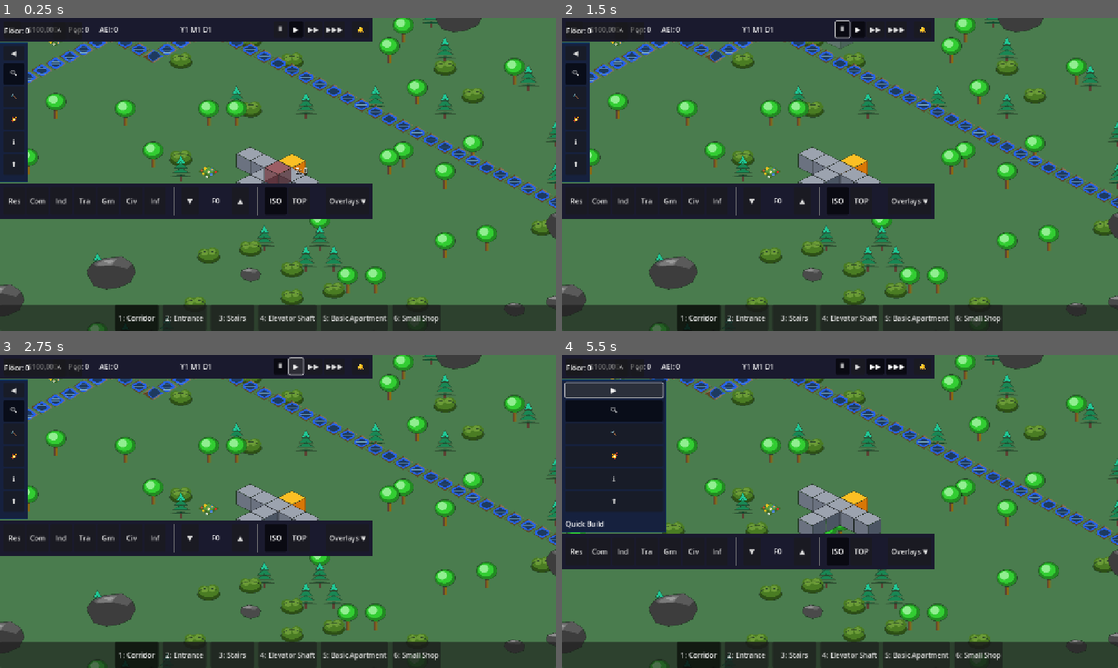
Above: before the commit, frames 1-4 (two rows, left to right).
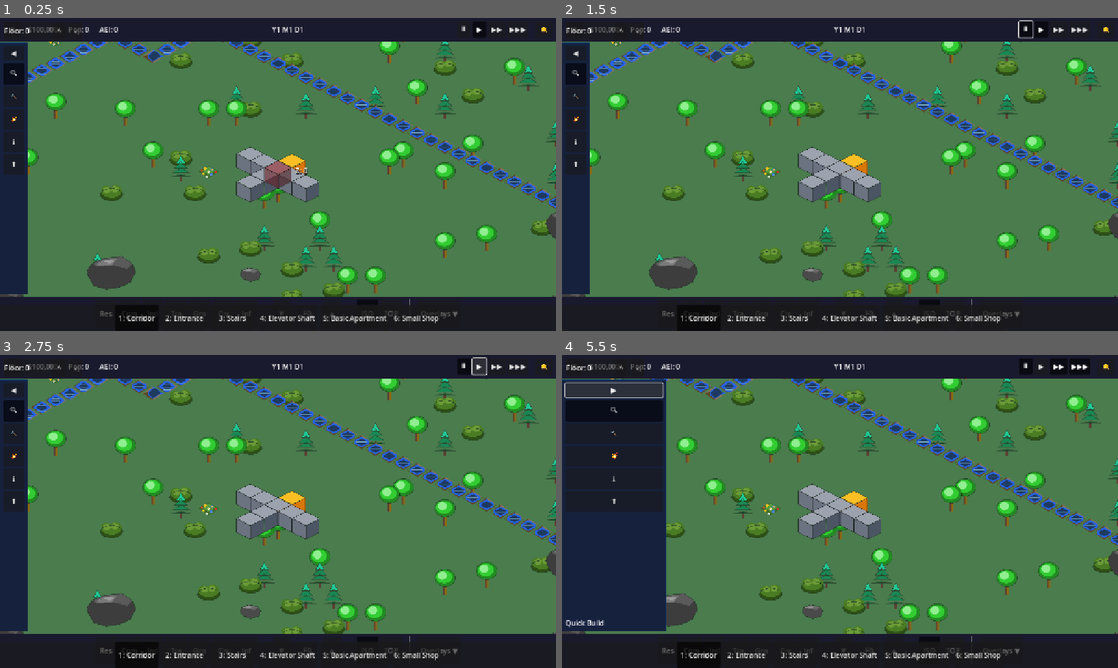
Above: after the commit, the same moments.

Repository: thoughtpunch/arcology-game
Game: Godot game, scene res://scenes/main.tscn
The game is run twice, just before and just after one commit, with the same random seed, the same clock (stepped at 60 frames per second) and the same inputs.
Inputs:
- Up to frame 1 (0.25 s): no input
- Up to frame 2 (1.5 s): click "≡" at 0.5 s; click "⏸" at 1.25 s
- Up to frame 3 (2.75 s): click "▶" at 2 s
- Up to frame 4 (5.5 s): click "▶▶" at 2.75 s; click "▶▶▶" at 3.5 s; click "🔔" at 4.25 s; click "◀" at 5 s

The runs differ from the first frame. In frame 1, 18% of the frame differs, in the area x 0-100%, y 0-100%; in frame 2, 18%; in frame 3, 18%; in frame 4, 20%.

Commit message:
feat: arcology-d1f.10 - Fix HUD anchoring for responsive screen sizes
Changed set_anchors_preset to set_anchors_and_offsets_preset for proper
viewport filling. Added comprehensive anchoring tests.

Co-Authored-By: Claude Opus 4.5 <noreply@anthropic.com>

Diff:
--- a/src/ui/hud.gd
+++ b/src/ui/hud.gd
@@ -46,13 +46,13 @@
 
 
 func _setup_layout() -> void:
-	# Full screen
-	set_anchors_preset(Control.PRESET_FULL_RECT)
+	# Full screen - use both anchors AND offsets for proper sizing
+	set_anchors_and_offsets_preset(Control.PRESET_FULL_RECT)
 	mouse_filter = Control.MOUSE_FILTER_IGNORE
 
 	# Main vertical container
 	var vbox := VBoxContainer.new()
-	vbox.set_anchors_preset(Control.PRESET_FULL_RECT)
+	vbox.set_anchors_and_offsets_preset(Control.PRESET_FULL_RECT)
 	vbox.mouse_filter = Control.MOUSE_FILTER_IGNORE
 	add_child(vbox)
 
--- /dev/null
+++ b/test/test_hud_anchoring.gd
@@ -0,0 +1,204 @@
+extends SceneTree
+## Unit tests for HUD anchoring and responsive behavior
+
+var tests_passed := 0
+var tests_failed := 0
+
+
+func _init() -> void:
+	print("=== HUD Anchoring Tests ===")
+
+	# Run all tests
+	test_hud_anchors()
+	test_hud_offsets()
+	test_vbox_fills_parent()
+	test_top_bar_position()
+	test_bottom_bar_position()
+	test_middle_section_expands()
+	test_resize_behavior()
+	test_anchor_presets()
+
+	# Print summary
+	print("")
+	print("=== Test Summary ===")
+	print("Passed: %d" % tests_passed)
+	print("Failed: %d" % tests_failed)
+
+	if tests_failed == 0:
+		print("All tests PASSED!")
+	else:
+		print("Some tests FAILED!")
+
+	quit()
+
+
+func assert_true(condition: bool, message: String) -> void:
+	if condition:
+		tests_passed += 1
+		print("  ✓ %s" % message)
+	else:
+		tests_failed += 1
+		print("  ✗ FAILED: %s" % message)
+
+
+func assert_false(condition: bool, message: String) -> void:
+	assert_true(not condition, message)
+
+
+func assert_eq(a, b, message: String) -> void:
+	if a == b:
+		tests_passed += 1
+		print("  ✓ %s" % message)
+	else:
+		tests_failed += 1
+		print("  ✗ FAILED: %s (got %s, expected %s)" % [message, str(a), str(b)])
+
+
+func assert_approx(a: float, b: float, message: String, epsilon: float = 0.01) -> void:
+	if absf(a - b) < epsilon:
+		tests_passed += 1
+		print("  ✓ %s" % message)
+	else:
+		tests_failed += 1
+		print("  ✗ FAILED: %s (got %s, expected %s)" % [message, str(a), str(b)])
+
+
+func test_hud_anchors() -> void:
+	print("\ntest_hud_anchors:")
+	var hud := HUD.new()
+	hud._setup_layout()
+
+	# HUD should have full rect anchors (0,0 to 1,1)
+	assert_approx(hud.anchor_left, 0.0, "HUD anchor_left should be 0")
+	assert_approx(hud.anchor_top, 0.0, "HUD anchor_top should be 0")
+	assert_approx(hud.anchor_right, 1.0, "HUD anchor_right should be 1")
+	assert_approx(hud.anchor_bottom, 1.0, "HUD anchor_bottom should be 1")
+
+	hud.free()
+
+
+func test_hud_offsets() -> void:
+	print("\ntest_hud_offsets:")
+	var hud := HUD.new()
+	hud._setup_layout()
+
+	# HUD should have zero offsets (fills entire anchor area)
+	assert_approx(hud.offset_left, 0.0, "HUD offset_left should be 0")
+	assert_approx(hud.offset_top, 0.0, "HUD offset_top should be 0")
+	assert_approx(hud.offset_right, 0.0, "HUD offset_right should be 0")
+	assert_approx(hud.offset_bottom, 0.0, "HUD offset_bottom should be 0")
+
+	hud.free()
+
+
+func test_vbox_fills_parent() -> void:
+	print("\ntest_vbox_fills_parent:")
+	var hud := HUD.new()
+	hud._setup_layout()
+
+	# Get the VBoxContainer
+	var vbox: VBoxContainer = hud.get_child(0) as VBoxContainer
+	assert_true(vbox != null, "VBoxContainer should be first child")
+
+	# VBoxContainer should have full rect anchors
+	assert_approx(vbox.anchor_left, 0.0, "VBox anchor_left should be 0")
+	assert_approx(vbox.anchor_top, 0.0, "VBox anchor_top should be 0")
+	assert_approx(vbox.anchor_right, 1.0, "VBox anchor_right should be 1")
+	assert_approx(vbox.anchor_bottom, 1.0, "VBox anchor_bottom should be 1")
+
+	hud.free()
+
+
+func test_top_bar_position() -> void:
+	print("\ntest_top_bar_position:")
+	var hud := HUD.new()
+	hud._setup_layout()
+
+	# Top bar should be first in VBox (position 0)
+	var vbox: VBoxContainer = hud.get_child(0) as VBoxContainer
+	assert_true(vbox.get_child(0) == hud.top_bar, "Top bar should be first child of VBox")
+
+	# Top bar should have fixed height
+	assert_eq(int(hud.top_bar.custom_minimum_size.y), HUD.TOP_BAR_HEIGHT, "Top bar should have correct min height")
+
+	# Top bar should NOT expand vertically
+	var top_flags := hud.top_bar.size_flags_vertical
+	assert_false((top_flags & Control.SIZE_EXPAND) != 0, "Top bar should not have vertical expand flag")
+
+	hud.free()
+
+
+func test_bottom_bar_position() -> void:
+	print("\ntest_bottom_bar_position:")
+	var hud := HUD.new()
+	hud._setup_layout()
+
+	# Bottom bar should be last in VBox
+	var vbox: VBoxContainer = hud.get_child(0) as VBoxContainer
+	var last_index := vbox.get_child_count() - 1
+	assert_true(vbox.get_child(last_index) == hud.bottom_bar, "Bottom bar should be last child of VBox")
+
+	# Bottom bar should have fixed height
+	assert_eq(int(hud.bottom_bar.custom_minimum_size.y), HUD.BOTTOM_BAR_HEIGHT, "Bottom bar should have correct min height")
+
+	# Bottom bar should NOT expand vertically
+	var bottom_flags := hud.bottom_bar.size_flags_vertical
+	assert_false((bottom_flags & Control.SIZE_EXPAND) != 0, "Bottom bar should not have vertical expand flag")
+
+	hud.free()
+
+
+func test_middle_section_expands() -> void:
+	print("\ntest_middle_section_expands:")
+	var hud := HUD.new()
+	hud._setup_layout()
+
+	# Get middle HBox (between top and bottom bars)
+	var vbox: VBoxContainer = hud.get_child(0) as VBoxContainer
+	var middle: HBoxContainer = vbox.get_child(1) as HBoxContainer
+	assert_true(middle != null, "Middle section should be HBoxContainer")
+
+	# Middle section should expand to fill available space
+	var middle_flags := middle.size_flags_vertical
+	assert_true((middle_flags & Control.SIZE_EXPAND_FILL) != 0, "Middle section should have vertical expand fill flag")
+
+	hud.free()
+
+
+func test_resize_behavior() -> void:
+	print("\ntest_resize_behavior:")
+	var hud := HUD.new()
+	hud._setup_layout()
+
+	# Simulate different viewport sizes by setting HUD size
+	# Since HUD uses anchors relative to parent, we can test the structure
+
+	# At any size, top bar should maintain its height
+	hud.size = Vector2(1920, 1080)
+	assert_eq(int(hud.top_bar.custom_minimum_size.y), HUD.TOP_BAR_HEIGHT, "Top bar height constant at 1920x1080")
+
+	hud.size = Vector2(1280, 720)
+	assert_eq(int(hud.top_bar.custom_minimum_size.y), HUD.TOP_BAR_HEIGHT, "Top bar height constant at 1280x720")
+
+	# Bottom bar height should also be constant
+	assert_eq(int(hud.bottom_bar.custom_minimum_size.y), HUD.BOTTOM_BAR_HEIGHT, "Bottom bar height constant at any size")
+
+	hud.free()
+
+
+func test_anchor_presets() -> void:
+	print("\ntest_anchor_presets:")
+	var hud := HUD.new()
+	hud._setup_layout()
+
+	# Verify mouse filter allows click-through
+	assert_eq(hud.mouse_filter, Control.MOUSE_FILTER_IGNORE, "HUD should ignore mouse events for click-through")
+
+	# Verify VBox also allows click-through
+	var vbox: VBoxContainer = hud.get_child(0) as VBoxContainer
+	assert_eq(vbox.mouse_filter, Control.MOUSE_FILTER_IGNORE, "VBox should ignore mouse events")
+
+	# Verify viewport margin allows click-through
+	assert_eq(hud.viewport_margin.mouse_filter, Control.MOUSE_FILTER_IGNORE, "Viewport margin should ignore mouse events")
+
+	hud.free()
Not shown, changed: .beads/issues.jsonl
